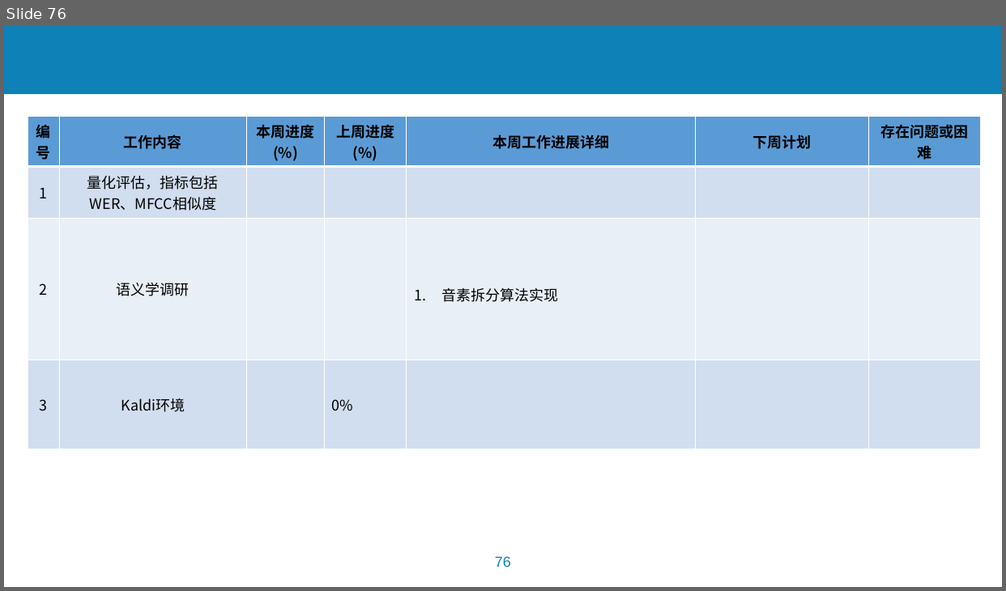
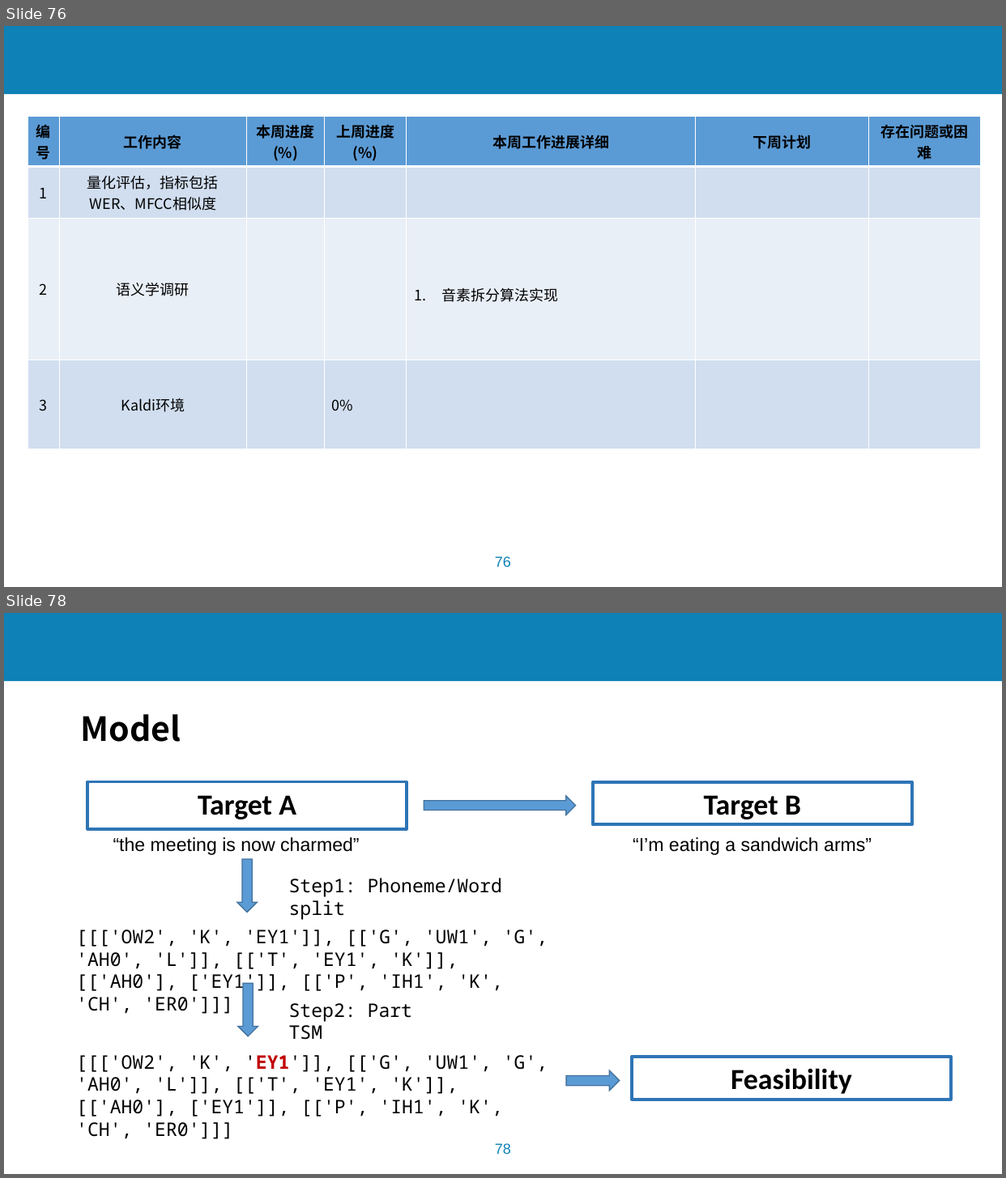
Before and after one commit to lchmoxing/audio_tsm_test, a slide deck: documents/基于音频预处理过程的语音识别系统攻击3.1.pptx. Shown one above the other, each under a label of ours: slide 76 before the commit, slides 76 and 78 after it; the slides between them are not shown. The pictures are 1006x591 and 1006x1178 pixels, drawn with LibreOffice and Linux fonts; fonts in the diff are those of the drawing; background and template pictures are left out. Boxes give left, top, right and bottom in pixels: in the first picture for what was removed or moved away, otherwise in the second. Text is boxed around its words. In the diff, an @@ line names an element or a change of style, - is before the commit and + after.

Commit message:
ppt

```diff
--- a/documents/基于音频预处理过程的语音识别系统攻击3.1.pptx
+++ b/documents/基于音频预处理过程的语音识别系统攻击3.1.pptx
@@ slide 78 added at (x1=4, y1=613, x2=1002, y2=1174), background #FFFFFF; not listed: 2 template elements that a slide beside it also shows @@
@@ text added at (x1=80, y1=714, x2=181, y2=742), 32 pt, text #000000, bold @@
+Model
@@ rectangle added at (x1=88, y1=782, x2=407, y2=829), outline #2E75B6 3 pt, 28 pt, text #000000, bold @@
+Target A
@@ rectangle added at (x1=593, y1=782, x2=912, y2=825), outline #2E75B6 3 pt, 28 pt, text #000000, bold @@
+Target B
@@ right arrow added at (x1=424, y1=796, x2=576, y2=815), fill #5B9BD5, outline #43739E 1 pt @@
@@ text added at (x1=113, y1=837, x2=360, y2=855), 18 pt, text #000000 @@
+“the meeting is now charmed”
@@ text added at (x1=633, y1=837, x2=872, y2=855), 18 pt, text #000000 @@
+“I’m eating a sandwich arms”
@@ down arrow added at (x1=237, y1=859, x2=258, y2=913), fill #5B9BD5, outline #43739E 1 pt @@
@@ text added at (x1=289, y1=878, x2=502, y2=920), 18 pt, text #000000 @@
+Step1: Phoneme/Word split
@@ text added at (x1=76, y1=930, x2=548, y2=1014), 18 pt, text #000000 @@
+[[['OW2', 'K', 'EY1']], [['G', 'UW1', 'G', 'AH0', 'L']], [['T', 'EY1', 'K']], [['AH0'], ['EY1']], [['P', 'IH1', 'K', 'CH', 'ER0']]]
@@ down arrow added at (x1=238, y1=983, x2=258, y2=1037), fill #5B9BD5, outline #43739E 1 pt @@
@@ text added at (x1=289, y1=1003, x2=412, y2=1040), 18 pt, text #000000 @@
+Step2: Part TSM
@@ text added at (x1=76, y1=1055, x2=548, y2=1139), 18 pt, text #000000 @@
+[[['OW2', 'K', 'EY1']], [['G', 'UW1', 'G', 'AH0', 'L']], [['T', 'EY1', 'K']], [['AH0'], ['EY1']], [['P', 'IH1', 'K', 'CH', 'ER0']]]
@@ down arrow added at (x1=566, y1=1071, x2=620, y2=1092), fill #5B9BD5, outline #43739E 1 pt @@
@@ rectangle added at (x1=632, y1=1057, x2=951, y2=1100), outline #2E75B6 3 pt, 28 pt, text #000000, bold @@
+Feasibility
```
Also in this commit, not shown: 3 other slides added.
